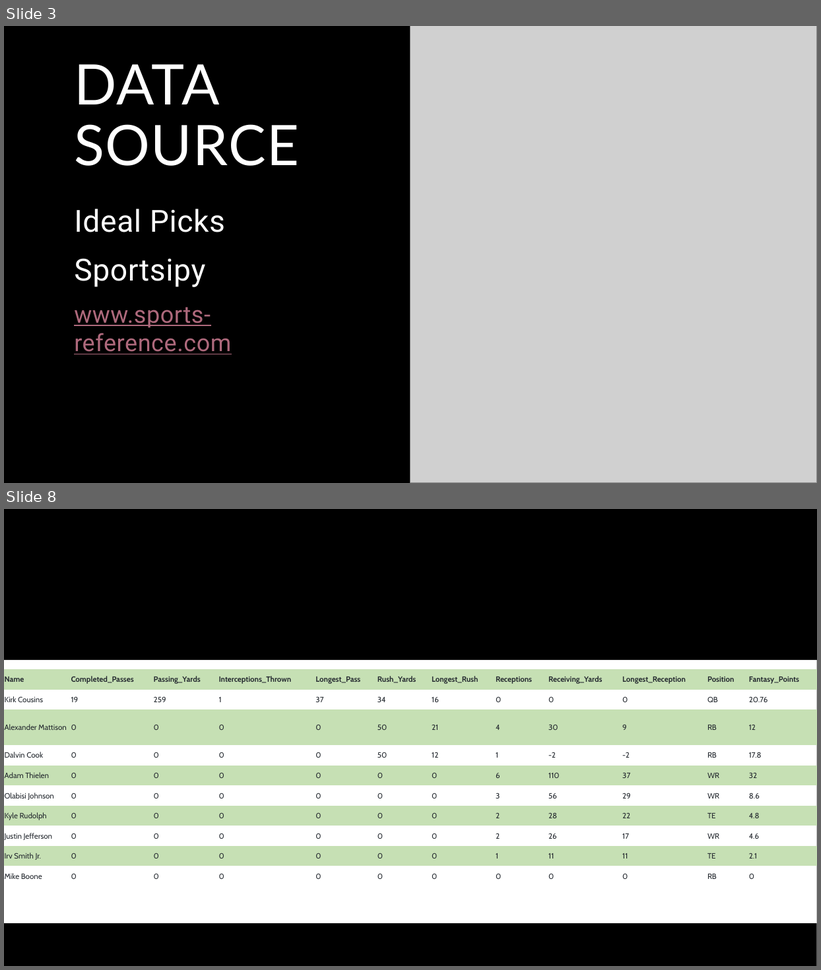
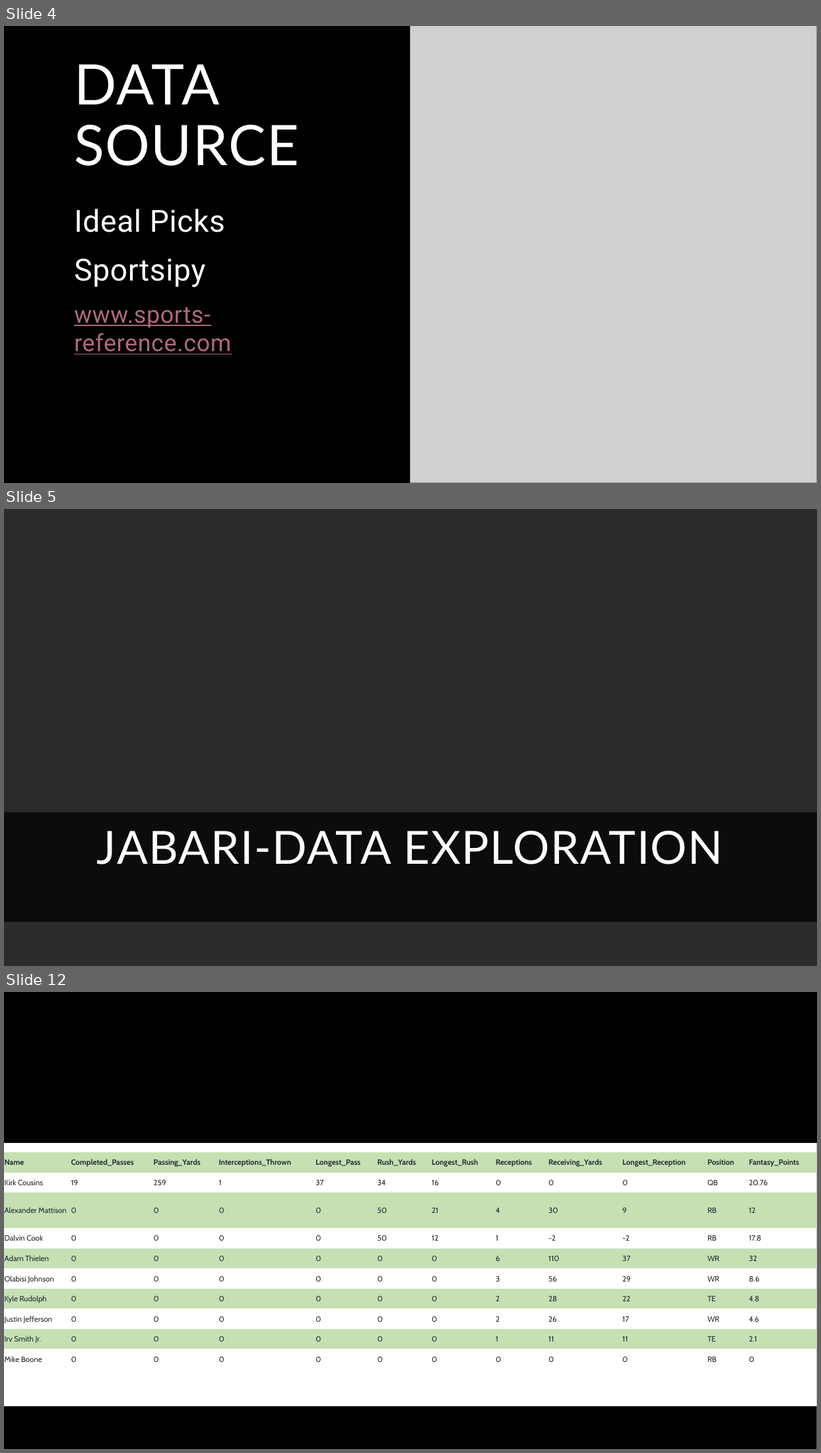
Before and after one commit to sbull32/team_cautious_waffle, a slide deck: Resources/Final.Presentation.pptx. Shown one above the other, each under a label of ours: slides 3 and 8 before the commit, slides 4, 5 and 12 after it; the slides between them are not shown. The pictures are 821x970 and 821x1453 pixels, drawn with LibreOffice and Linux fonts; fonts in the diff are those of the drawing; grey boxes stand for pictures; background and template pictures are left out; a plain dark background stands for a picture behind light text. Boxes give left, top, right and bottom in pixels: in the first picture for what was removed or moved away, otherwise in the second. Text is boxed around its words. In the diff, an @@ line names an element or a change of style, - is before the commit and + after.

```diff
--- a/Resources/Final.Presentation.pptx
+++ b/Resources/Final.Presentation.pptx
@@ slide 5 added at box(4, 509, 817, 966), background picture (left out); not listed: 1 template element that a slide beside it also shows @@
@@ rectangle added at box(4, 509, 817, 966), fill #FFFFFF @@
@@ rectangle added at box(4, 789, 817, 966), fill #000000 @@
@@ rectangle added at box(4, 813, 817, 923), fill #000000 at 70% opacity @@
@@ title added at box(97, 830, 723, 865), 54 pt, text #FFFFFF @@
+JABARI-DATA EXPLORATION
@@ what was slide 3 is now slide 4 @@
@@ what was slide 8 is now slide 12 @@
```
Also in this commit, not shown: 1 slide changed, 13 other slides added, 7 slides removed.
